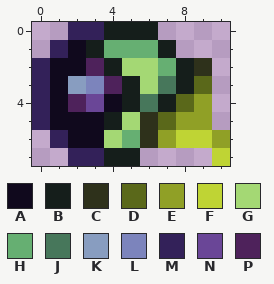
A pixel-art sprite gets an edit: Assets/Textures/Gores/DragonHornetGore2.png. The picture above was drawn from the file before the commit.
The file is 22x16 pixels, drawn in blocks of 2x2; one block is one cell here. Colours within 5 levels of each other are drawn and written as one.
Palette (. is transparent): A #10091d  B #151e1b  C #2e311b  D #5a681a  E #90a026  F #bfd434  G #a4d874  H #66af72  J #47775b  K #889dc0  L #7c84bc  M #332159  N #6a4697  P #4e225b
Once edited:
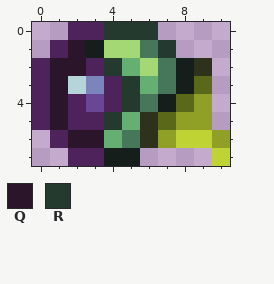
Colours new in this view: Q #2b152b  R #243a2f
What changed:
Colour K changes from #889dc0 to #b5d5db.
The author changed colour H to colour G in row 1 at x 4 to 5.
The author changed colour G to colour H in row 2 at x 5; in row 3 at x 6; in row 5 at x 5; in row 6 at x 4.
The author changed colour H to colour J in row 1 at x 6; in row 2 at x 7; in row 6 at x 5.
The author changed colour A to colour P in row 4 at x 4; in row 5 at x 2 to 3.
The author changed colour M to colour P in row 0 at x 2 to 3; in row 1 at x 1; in rows 2 to 5 at x 0; in row 6 at x 1; in row 7 at x 2 to 3.
The author changed colour A to colour Q in row 1 at x 2; in row 2 at x 1 to 2; in rows 3 to 5 at x 1; in row 6 at x 2 to 3.
The author changed colour B to colour R in row 0 at x 4 to 6; in row 1 at x 7; in row 2 at x 4; in rows 3 to 4 at x 5; in row 5 at x 4.
Changed places in both pictures, as pixel boxes (x1, y1, x2, y2):
changed: (32, 22, 176, 166)
